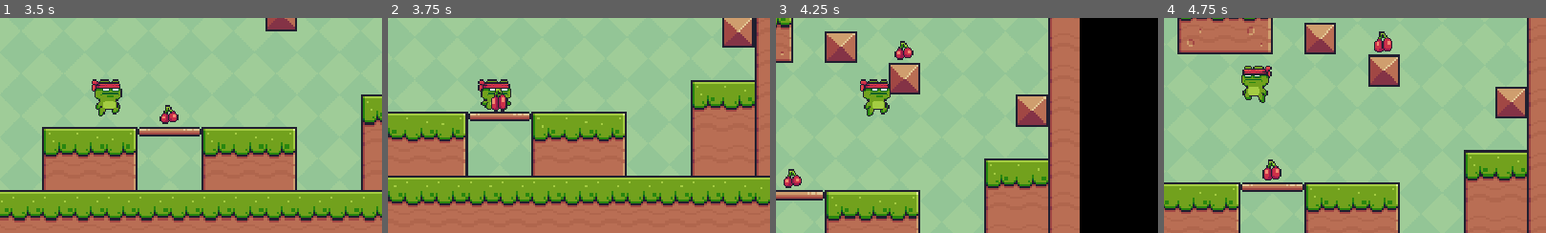
Above: before the commit, frames 1-4 (left to right).
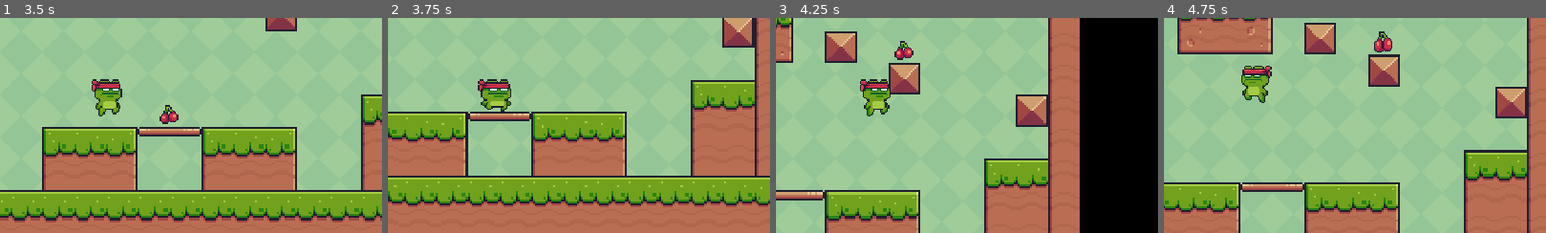
Above: after the commit, the same moments.

Repository: MichaelRMartinez/2d-platformer
Game: Godot game, scene res://scenes/main.tscn
Two runs of this game, one before a commit and one after it. Both use one fixed random seed, a clock stepped at 60 frames per second and the inputs below. The project has no main scene, so this scene is started directly.
Inputs:
- Up to frame 1 (3.5 s): hold D (right) 0.53-2.03 s; tap Space (jump) at 0.77, 1.52, 3.02 s; hold A (left) 2.03-2.78 s; hold D (right) from 2.78 s (still down)
- Up to frame 2 (3.75 s): keep holding D (right)
- Up to frame 3 (4.25 s): keep holding D (right); tap Space (jump) at 3.77 s
- Up to frame 4 (4.75 s): release D (right) at 4.28 s; hold A (left) from 4.28 s (still down); tap Space (jump) at 4.52 s
The pictures show only the part of the screen within x 37-87%, y 32-82%; the shares and areas given below are measured in that part.

Frame 1 is identical in both runs. In frame 2, 0.3% of the frame differs, in the area x 27-32%, y 32-44%; in frame 3, 0.3%; in frame 4, 0.3%, in the area x 25-31%, y 65-76%.

Commit message:
Create game manager script and add point when player interacts with collectable

Diff:
--- a/scenes/collectable.tscn
+++ b/scenes/collectable.tscn
@@ -1,5 +1,6 @@
-[gd_scene load_steps=21 format=3 uid="uid://du5klkcqc6c77"]
+[gd_scene load_steps=22 format=3 uid="uid://du5klkcqc6c77"]
 
+[ext_resource type="Script" path="res://scripts/collectable.gd" id="1_pllcw"]
 [ext_resource type="Texture2D" uid="uid://dp5dj58mmyjob" path="res://assets/images/Cherries.png" id="1_to26l"]
 
 [sub_resource type="AtlasTexture" id="AtlasTexture_n0uqv"]
@@ -133,6 +134,7 @@
 radius = 14.0357
 
 [node name="Collectable" type="Area2D"]
+script = ExtResource("1_pllcw")
 
 [node name="AnimatedSprite2D" type="AnimatedSprite2D" parent="."]
 texture_filter = 1
@@ -143,3 +145,5 @@
 
 [node name="CollisionShape2D" type="CollisionShape2D" parent="."]
 shape = SubResource("CircleShape2D_tt7qc")
+
+[connection signal="body_entered" from="." to="." method="_on_body_entered"]
--- a/scenes/main.tscn
+++ b/scenes/main.tscn
@@ -1,9 +1,10 @@
-[gd_scene load_steps=7 format=4 uid="uid://ck0rrah2jnumy"]
+[gd_scene load_steps=8 format=4 uid="uid://ck0rrah2jnumy"]
 
 [ext_resource type="Texture2D" uid="uid://d2pi3sv3b3eqg" path="res://assets/images/Green.png" id="1_dp7w4"]
 [ext_resource type="Texture2D" uid="uid://blq6inelc02te" path="res://assets/images/Terrain (16x16).png" id="2_72rbw"]
 [ext_resource type="PackedScene" uid="uid://l8q1k2hj07ht" path="res://scenes/player.tscn" id="3_rvu3d"]
 [ext_resource type="PackedScene" uid="uid://du5klkcqc6c77" path="res://scenes/collectable.tscn" id="4_n6qgk"]
+[ext_resource type="Script" path="res://scripts/game_manager.gd" id="5_h60lg"]
 
 [sub_resource type="TileSetAtlasSource" id="TileSetAtlasSource_2igmm"]
 texture = ExtResource("2_72rbw")
@@ -207,3 +208,7 @@
 
 [node name="Collectable5" parent="." instance=ExtResource("4_n6qgk")]
 position = Vector2(193, 222)
+
+[node name="GameManager" type="Node" parent="."]
+unique_name_in_owner = true
+script = ExtResource("5_h60lg")
--- a/scenes/player.tscn
+++ b/scenes/player.tscn
@@ -1,6 +1,6 @@
 [gd_scene load_steps=31 format=3 uid="uid://l8q1k2hj07ht"]
 
-[ext_resource type="Script" path="res://scenes/player.gd" id="1_016qg"]
+[ext_resource type="Script" path="res://scripts/player.gd" id="1_016qg"]
 [ext_resource type="Texture2D" uid="uid://cq1sq3m2y8gm3" path="res://assets/images/player/Jump (32x32).png" id="1_wyjnc"]
 [ext_resource type="Texture2D" uid="uid://bkqqojpl6qpmf" path="res://assets/images/player/Idle (32x32).png" id="2_cmbnx"]
 [ext_resource type="Texture2D" uid="uid://dxff6vxlur862" path="res://assets/images/player/Run (32x32).png" id="4_ntcqe"]
--- /dev/null
+++ b/scripts/collectable.gd
@@ -0,0 +1,8 @@
+extends Area2D
+
+@onready var game_manager: Node = %GameManager
+
+func _on_body_entered(body: Node2D) -> void:
+	if (body.name == "Player"):
+		queue_free()
+		game_manager.add_point()
--- /dev/null
+++ b/scripts/game_manager.gd
@@ -0,0 +1,7 @@
+extends Node
+
+var points = 0
+
+func add_point():
+	points += 1
+	print(points)
Renamed: scenes/player.gd -> scripts/player.gd
